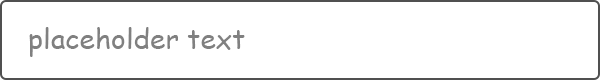
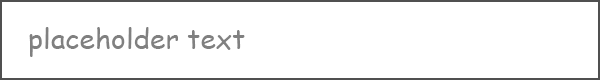
Revision of a layered 600x80 image; what changed, layer by layer:
painted on "Rounded Rectangle 1" over [0, 0, 600, 80]
